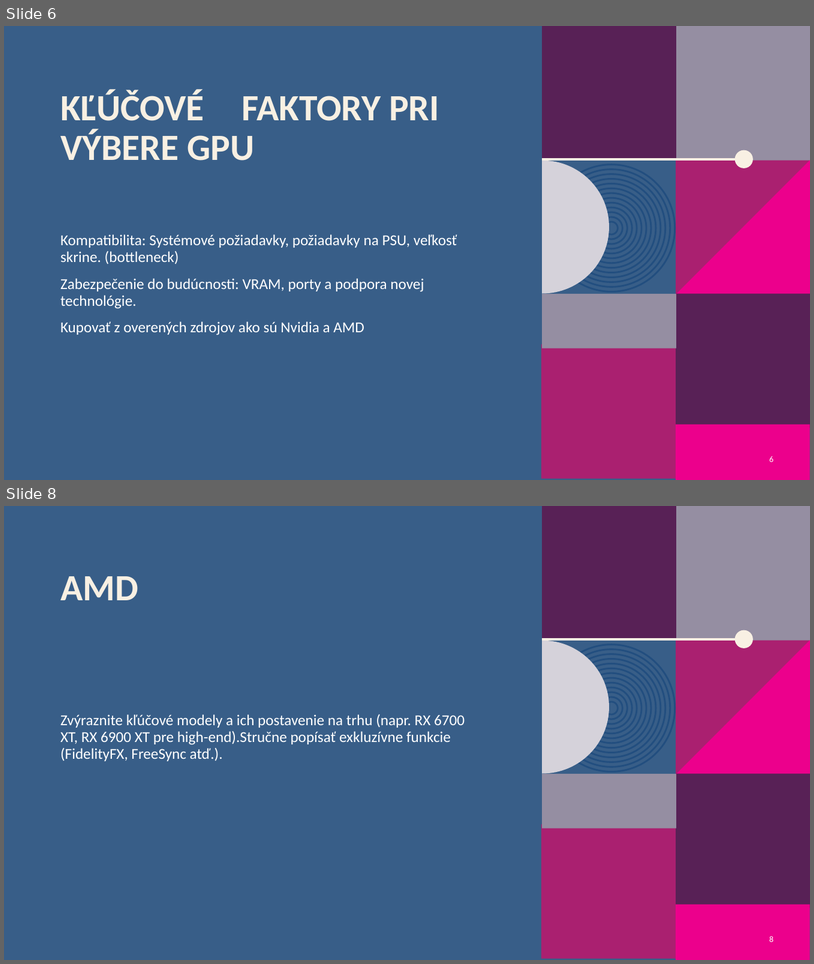
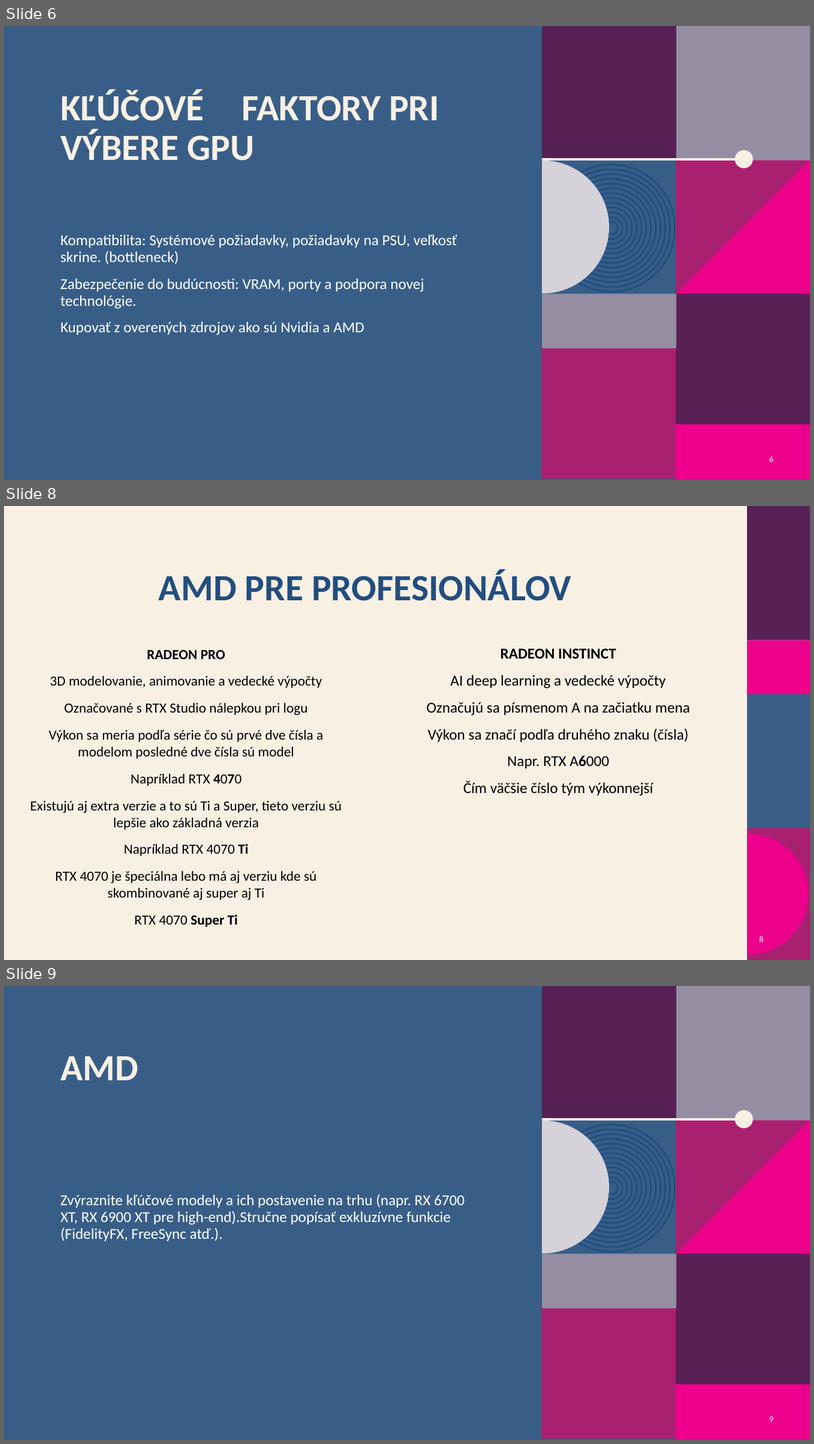
Before and after one commit to JetamAdzak/Rocnikova-praca, a slide deck: ROCNIKOVA_GPU_PREZ.pptx. Shown one above the other, each under a label of ours: slides 6 and 8 before the commit, slides 6, 8 and 9 after it; the slides between them are not shown. The pictures are 814x964 and 814x1444 pixels, drawn with LibreOffice and Linux fonts; fonts in the diff are those of the drawing; background and template pictures are left out. Boxes give left, top, right and bottom in pixels: in the first picture for what was removed or moved away, otherwise in the second. Text is boxed around its words. In the diff, an @@ line names an element or a change of style, - is before the commit and + after.

```diff
--- a/ROCNIKOVA_GPU_PREZ.pptx
+++ b/ROCNIKOVA_GPU_PREZ.pptx
@@ slide 8 added at (4,506,810,960), background #F8F0E3 @@
@@ title added at (159,569,572,601), 44 pt, text #224E7F, bold @@
+AMD PRE PROFESIONÁLOV
@@ text added at (30,649,342,927), 16.6 pt, text #000000 @@
+RADEON PRO
+3D modelovanie, animovanie a vedecké výpočty
+Označované s RTX Studio nálepkou pri logu
+Výkon sa meria podľa série čo sú prvé dve čísla a modelom posledné dve čísla sú model
+Napríklad RTX 4070
+Existujú aj extra verzie a to sú Ti a Super, tieto verziu sú lepšie ako základná verzia
+Napríklad RTX 4070 Ti
+RTX 4070 je špeciálna lebo má aj verziu kde sú skombinované aj super aj Ti
+RTX 4070 Super Ti
@@ text added at (426,648,690,796), 18 pt, text #000000 @@
+RADEON INSTINCT
+AI deep learning a vedecké výpočty
+Označujú sa písmenom A na začiatku mena
+Výkon sa značí podľa druhého znaku (čísla)
+Napr. RTX A6000
+Čím väčšie číslo tým výkonnejší
@@ group added at (747,506,810,960): 4 rectangles, 1 freeform shape @@
@@ page number added at (759,936,764,942), 10 pt, text #FFFFFF @@
+8
@@ what was slide 8 is now slide 9 @@
@@ page number at (770,1416,774,1422): text changed @@
-8
+9
```
Also in this commit, not shown: 2 slides changed, 2 other slides added, 3 slides removed, 1 other file.
